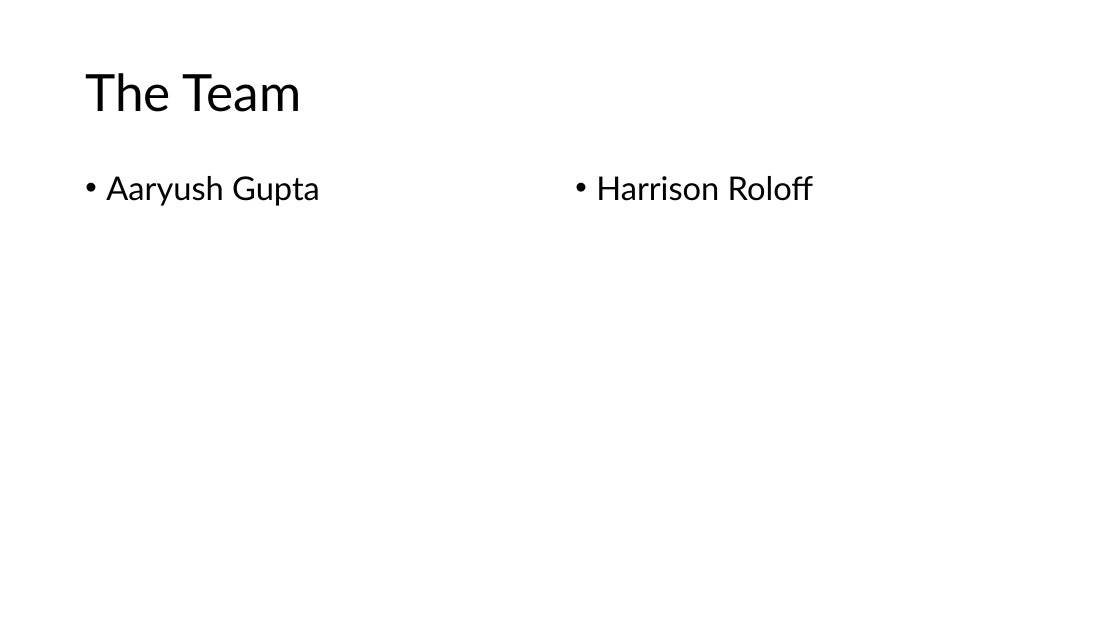
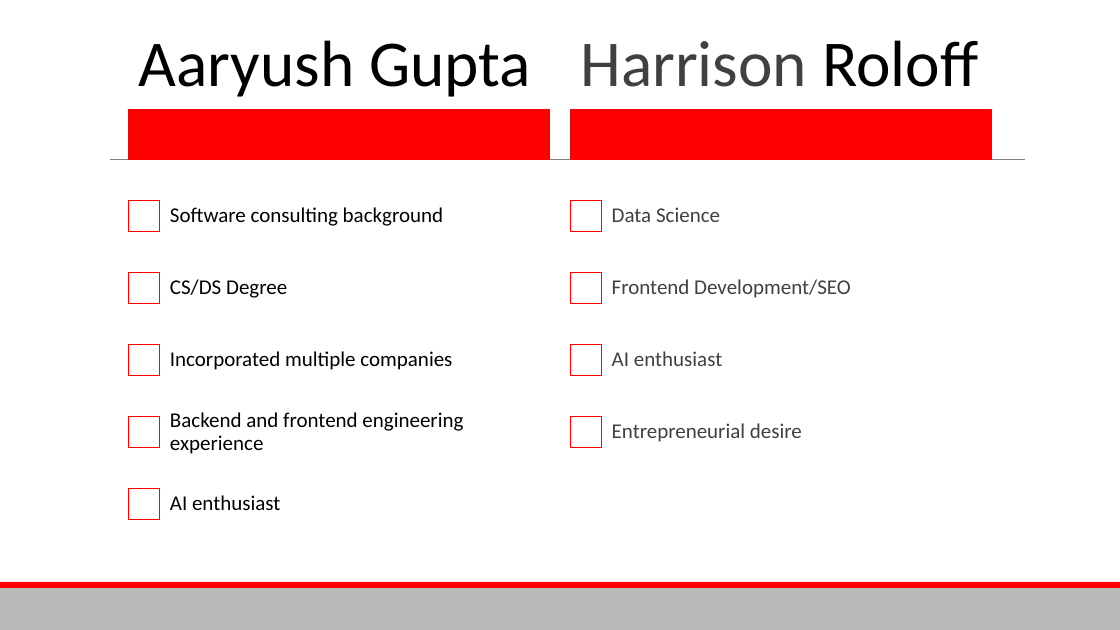
Before and after one commit to Aaryush1/Univise, a slide deck: slide 8 of Pitch_Deck.pptx. Drawn at 1120x630 pixels with LibreOffice and Linux fonts; fonts in the diff are those of the drawing. Boxes give left, top, right and bottom in pixels: in the first picture for what was removed or moved away, otherwise in the second. Text is boxed around its words. In the diff, an @@ line names an element or a change of style, - is before the commit and + after.

```diff
--- a/Pitch_Deck.pptx
+++ b/Pitch_Deck.pptx
@@ free "Aaryush Gupta": place and size @@
-free "Aaryush Gupta" at [106,176,320,206]
+free "Aaryush Gupta" at [129,21,549,110]
@@ free "Aaryush Gupta" at [129,21,549,110]: size 28 to 56 pt, font Lato to Calibri; bullet • to none; more space between paragraphs; vertical alignment top to middle @@
@@ free "Harrison Roloff": place and size @@
-free "Harrison Roloff" at [596,176,813,201]
+free "Harrison Roloff" at [571,21,991,110]
@@ free "Harrison Roloff" at [571,21,991,110]: size 28 to 56 pt, font Lato to Calibri; text colour #000000 to #404040 in "Harrison"; bullet • to none; more space between paragraphs; vertical alignment top to middle @@
@@ title removed at [85,73,302,112] @@
-The Team
@@ line added from (110, 160) to (1026, 160), #808080 0.5 pt @@
@@ group added at [129,110,991,540]: 11 rectangles, 9 frees @@
+Software consulting background
+CS/DS Degree
+Incorporated multiple companies
+Backend and frontend engineering experience
+AI enthusiast
+Data Science
+Frontend Development/SEO
+AI enthusiast
+Entrepreneurial desire
@@ rectangle added at [0,588,1120,630], fill #BABABA @@
@@ rectangle added at [0,582,1120,588], fill #FF0000 @@
```
Also in this commit, not shown: 4 other slides changed, 4 slides added, 4 slides removed, 8 other files.
